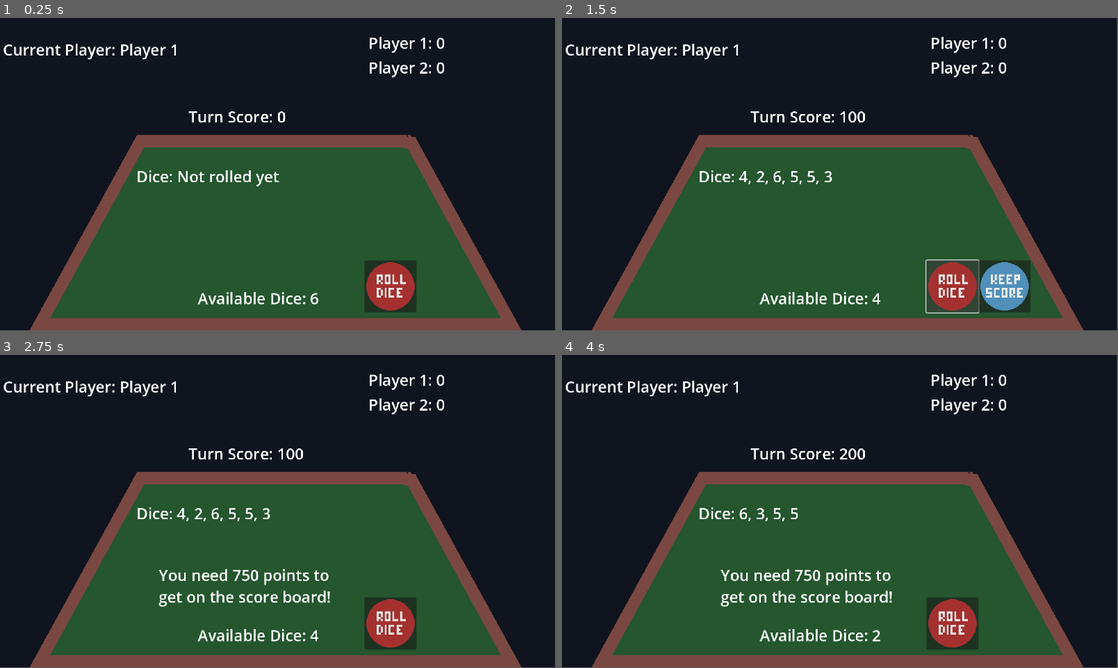
Above: before the commit, frames 1-4 (two rows, left to right).
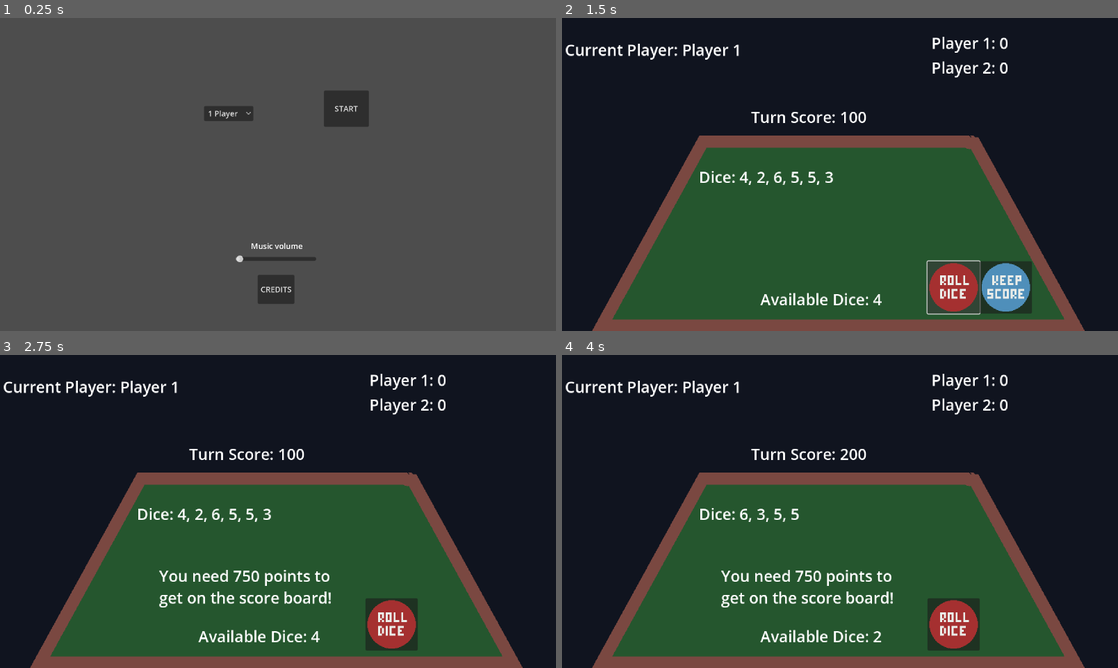
Above: after the commit, the same moments.

Repository: martinbriebac/10-000
Game: Godot game, scene res://scenes/setup_scene.tscn
The game is run twice, just before and just after one commit, with the same random seed, the same clock (stepped at 60 frames per second) and the same inputs. Before the commit the project starts from res://scenes/table.tscn.
Inputs (mouse positions are in pixels of both pictures, inside the frame that each line leads up to):
- Up to frame 1 (0.25 s): no input
- Up to frame 2 (1.5 s): click (906, 108) at 0.5 s, where only the run after the commit has a clickable "START"; click (951, 287) at 1.25 s
- Up to frame 3 (2.75 s): click (444, 624) at 2 s
- Up to frame 4 (4 s): click (951, 624) at 2.75 s; click (1006, 624) at 3.5 s
In our replay, the window is 799x449 before the commit and 800x450 after it. These sizes can differ from the game's own. Grey fills any space a smaller window leaves; there, only what the larger window draws over its background counts as a difference.

The runs differ from the first frame. In frame 1, 99% of the frame differs, in the area x 0-100%, y 0-100%; in frame 2, 4.5%; in frame 3, 4.9%; in frame 4, 4.9%.

Commit message:
Connected start button to start game button function

Diff:
--- a/project.godot
+++ b/project.godot
@@ -10,8 +10,8 @@
 
 [application]
 
-config/name="10,000"
-run/main_scene="res://scenes/table.tscn"
+config/name="10k-the-game"
+run/main_scene="res://scenes/setup_scene.tscn"
 config/features=PackedStringArray("4.2", "GL Compatibility")
 config/icon="res://icon.svg"
 
--- a/scenes/setup_scene.tscn
+++ b/scenes/setup_scene.tscn
@@ -50,4 +50,5 @@
 [node name="SubViewport" type="SubViewport" parent="."]
 size = Vector2i(1000, 1000)
 
+[connection signal="pressed" from="StartButton" to="." method="_on_StartGameButton_pressed"]
 [connection signal="pressed" from="ShowCredits" to="." method="_on_CreditsButton_pressed"]
--- a/scripts/setup_scene.gd
+++ b/scripts/setup_scene.gd
@@ -19,6 +19,9 @@
 	# Initialize the music volume slider
 	$MusicVolumeHSlider.value = music_volume
 
+	# Connect the button to the function
+	$StartButton.connect("pressed", Callable(self, "_on_StartGameButton_pressed"))
+
 	# Disconnect the button to the function
 	$ShowCredits.disconnect("pressed", Callable(self, "_on_CreditsButton_pressed"))
 	# Connect the button to the function
@@ -33,7 +36,7 @@
 	# Start the game with the selected number of players
 	print("Starting game with ", num_players, " players")
 	# Add code to start the game here
-	get_tree().change_scene("res://table.tscn")
+	get_tree().change_scene_to_file("res://scenes/table.tscn")
 
 func _on_CreditsButton_pressed() -> void:
 	get_tree().change_scene_to_file("res://scenes/credits_scene.tscn")
